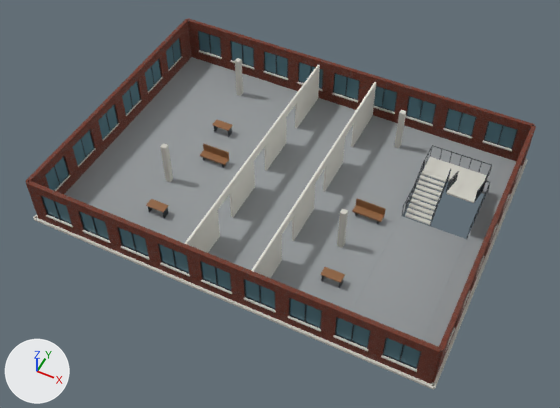
Renders of the FBX model Art/Architecture/SM_LegacyTower_Level06.fbx from each side of a commit.
Before and after are seen from a camera (50 mm lens) standing at (16.1, -33.7, 61.7) and looking at (0.3, -2.0, 22.1). Every picture has the same lights, and +X, +Y and +Z are marked at lower left. The older version comes first. Objects named as collision shapes, trigger or cutter boxes, shadow casters or lower levels of detail are left out. Vertices at exactly the same position are counted once.

In view in the first picture: 'SM_LegacyTower_Level06'.
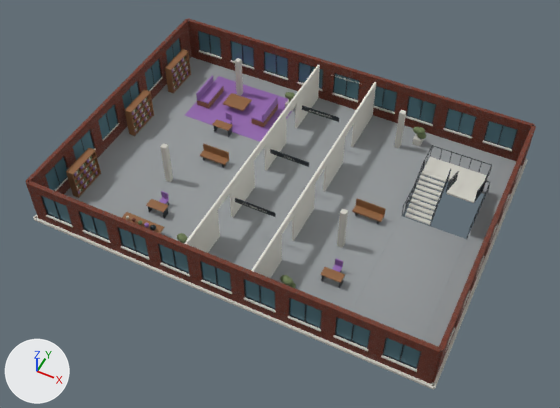
The edits, one by one:
Material 'M_Architecture_Grass' (mat_m_architecture_grass) is new.
Its base color is (0.16, 0.21, 0.095) (green #6f7e57).
Its roughness is 0.95.
Material 'M_Architecture_Accent' (mat_m_architecture_accent) is new.
Its base color is (0.3, 0.14, 0.44) (purple #9569b1).
me_floor_west_of_stairwell_012 is used by ob_sm_legacytower_level06; location (0.0, 0.0, 0.0).
me_floor_west_of_stairwell_012 had 9084 vertices, 9800 faces and spanned x -14.3..14.3, y -10.3..10.3, z 21.4..26.2.
me_floor_west_of_stairwell_012 now has 22066 vertices, 26430 faces and spans x -14.3..14.3, y -10.3..10.3, z 21.4..26.2.
me_floor_west_of_stairwell_012 part 1: the loose piece of 24 vertices spanning x -1.0..1.1, y -10.1..-10.0, z 24.4..24.5 is copied, and the copy is scaled about its middle by (1.37, 0.353, 5.87), then moved by (0.0, 5.1, 0.2); it spans x -1.5..1.4, y -5.0..-4.9, z 24.4..24.9.
me_floor_west_of_stairwell_012 part 2: the loose piece of 24 vertices spanning x -1.0..1.1, y 9.9..10.0, z 24.4..24.5 is copied, and the copy is scaled about its middle by (1.37, 0.353, 5.87), then moved by (0.0, -4.9, 0.2); it spans x -1.5..1.4, y 5.0..5.1, z 24.4..24.9.
me_floor_west_of_stairwell_012 part 3: the loose piece of 24 vertices spanning x -7.6, y -6.3..-5.7, z 21.6..22.3 is copied, and the copy is scaled about its middle by (11.2, 0.114, 0.886), then moved by (0.6, 1.0, 0.5), in mat_m_architecture_accent (purple #9569b1); it spans x -7.3..-6.7, y -5.1..-5.0, z 22.1..22.7.
me_floor_west_of_stairwell_012 part 4: 8046 vertices added at x -13.2..1.4, y -0.3..9.8, z 21.6..24.9.
me_floor_west_of_stairwell_012 part 5: 3062 vertices added at x -8.5..6.3, y -8.6..-5.0, z 21.6..24.7.
me_floor_west_of_stairwell_012 part 6: 1440 vertices added at x -13.2..-12.7, y -7.3..-4.7, z 21.6..24.0.
me_floor_west_of_stairwell_012 part 7: 306 vertices added at x 6.0..7.1, y 8.1..8.9, z 21.6..23.2.
Other edits to the shape of me_floor_west_of_stairwell_012 do not show in these pictures.
me_floor_west_of_stairwell_012 gains material mat_m_architecture_accent (purple #9569b1).
me_floor_west_of_stairwell_012 gains material mat_m_architecture_grass (green #6f7e57).

Pixel boxes (x1, y1, x2, y2) of what changed, in the pictures (560 x 408 px):
part 1 of me_floor_west_of_stairwell_012, added
    after: (235, 198, 275, 217)
part 2 of me_floor_west_of_stairwell_012, added
    after: (302, 105, 339, 122)
part 3 of me_floor_west_of_stairwell_012, added
    after: (161, 191, 169, 200)
part 4 of me_floor_west_of_stairwell_012, added
    after: (125, 49, 360, 167)
part 5 of me_floor_west_of_stairwell_012, added
    after: (122, 203, 343, 288)
part 6 of me_floor_west_of_stairwell_012, added
    after: (66, 148, 101, 198)
part 7 of me_floor_west_of_stairwell_012, added
    after: (412, 127, 426, 146)
